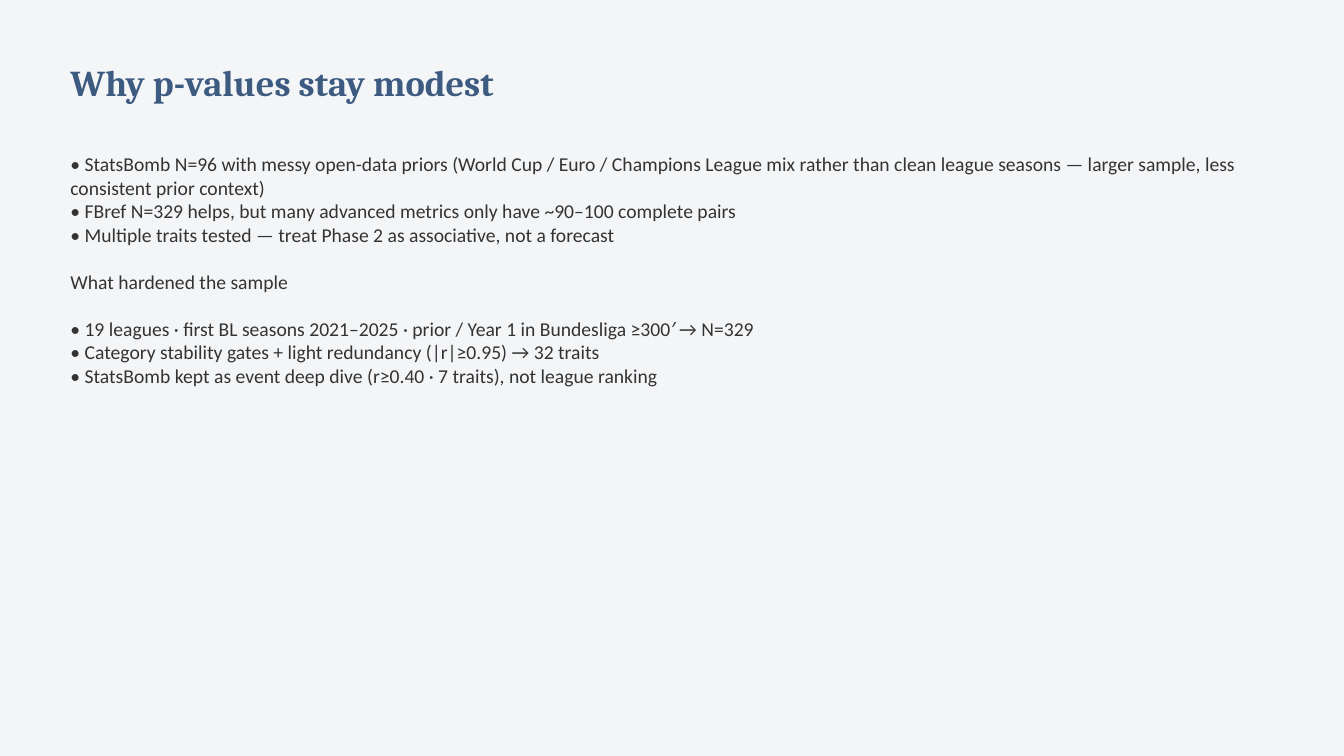
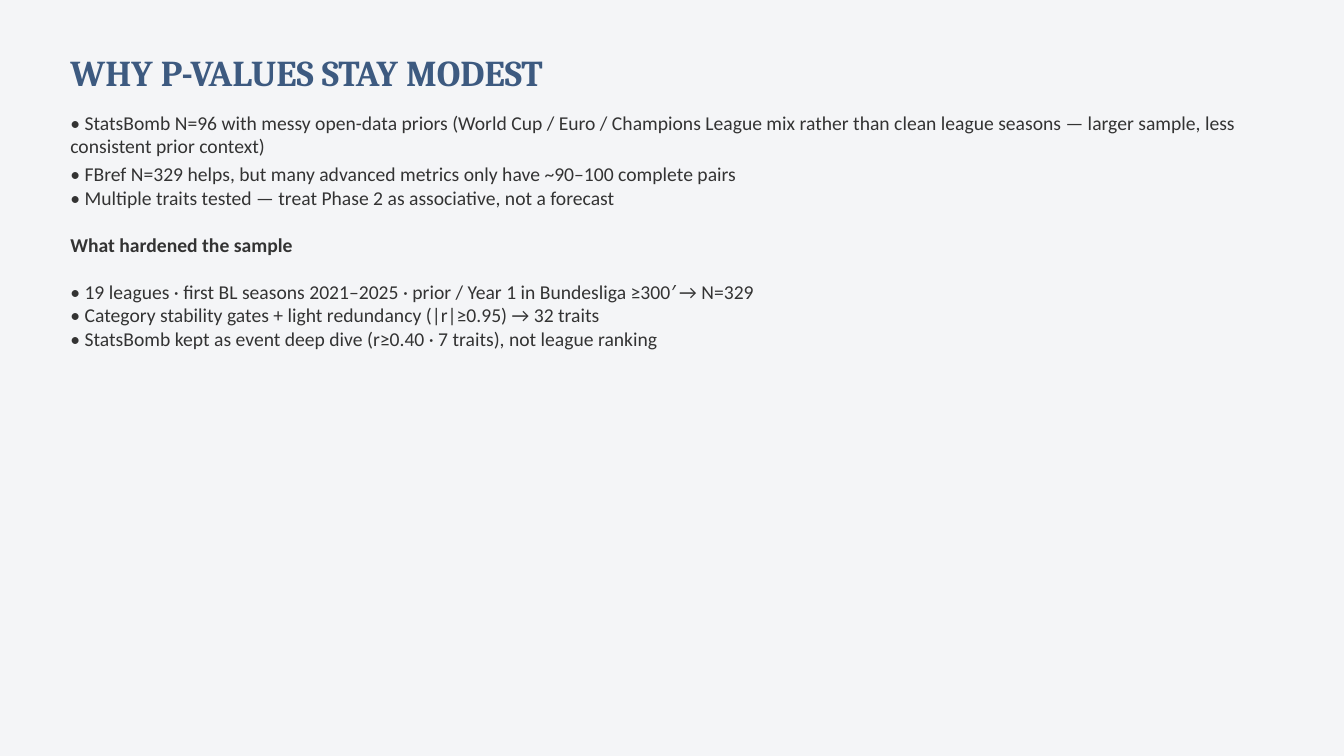
Before and after one commit to colbymorris08/bundesliga-transfer-traits, a slide deck: slide 19 of bundesliga_transfer_traits.pptx. Drawn at 1344x756 pixels with LibreOffice and Linux fonts; fonts in the diff are those of the drawing. Boxes give left, top, right and bottom in pixels: in the first picture for what was removed or moved away, otherwise in the second. Text is boxed around its words. In the diff, an @@ line names an element or a change of style, - is before the commit and + after.

```diff
--- a/bundesliga_transfer_traits.pptx
+++ b/bundesliga_transfer_traits.pptx
@@ text at (70, 70, 494, 104): paragraph removed @@
-Why p-values stay modest
@@ text added at (70, 61, 543, 87), 26 pt, text #3D5A80, bold @@
+WHY P-VALUES STAY MODEST
@@ text "• StatsBomb N=96 with messy ...": place and size @@
-text "• StatsBomb N=96 with messy ..." at (70, 70, 1235, 387)
+text "• StatsBomb N=96 with messy ..." at (70, 116, 1235, 350)
@@ text at (70, 116, 1235, 255): bold on in "What hardened the sample"; more space between paragraphs @@
```
Also in this commit, not shown: 1 other slide changed.
